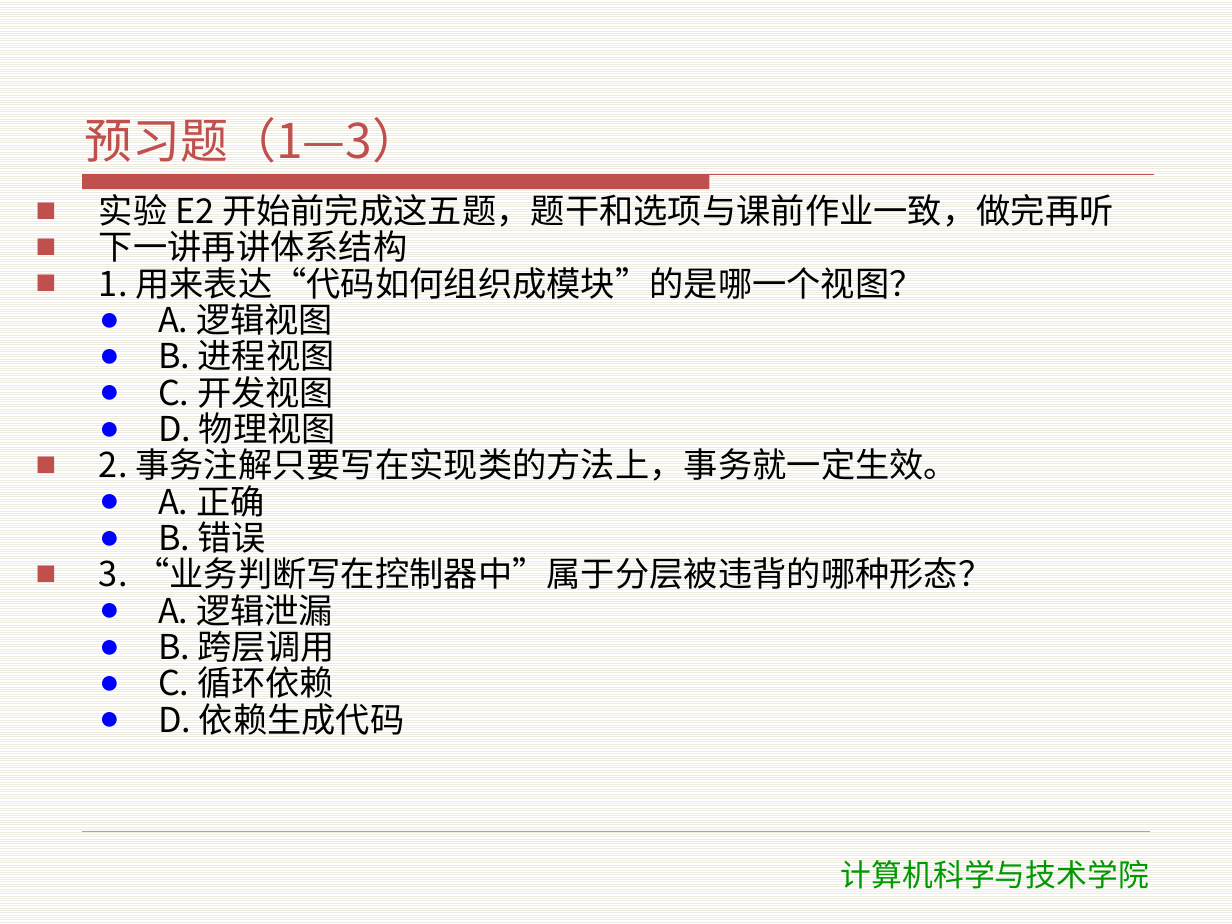
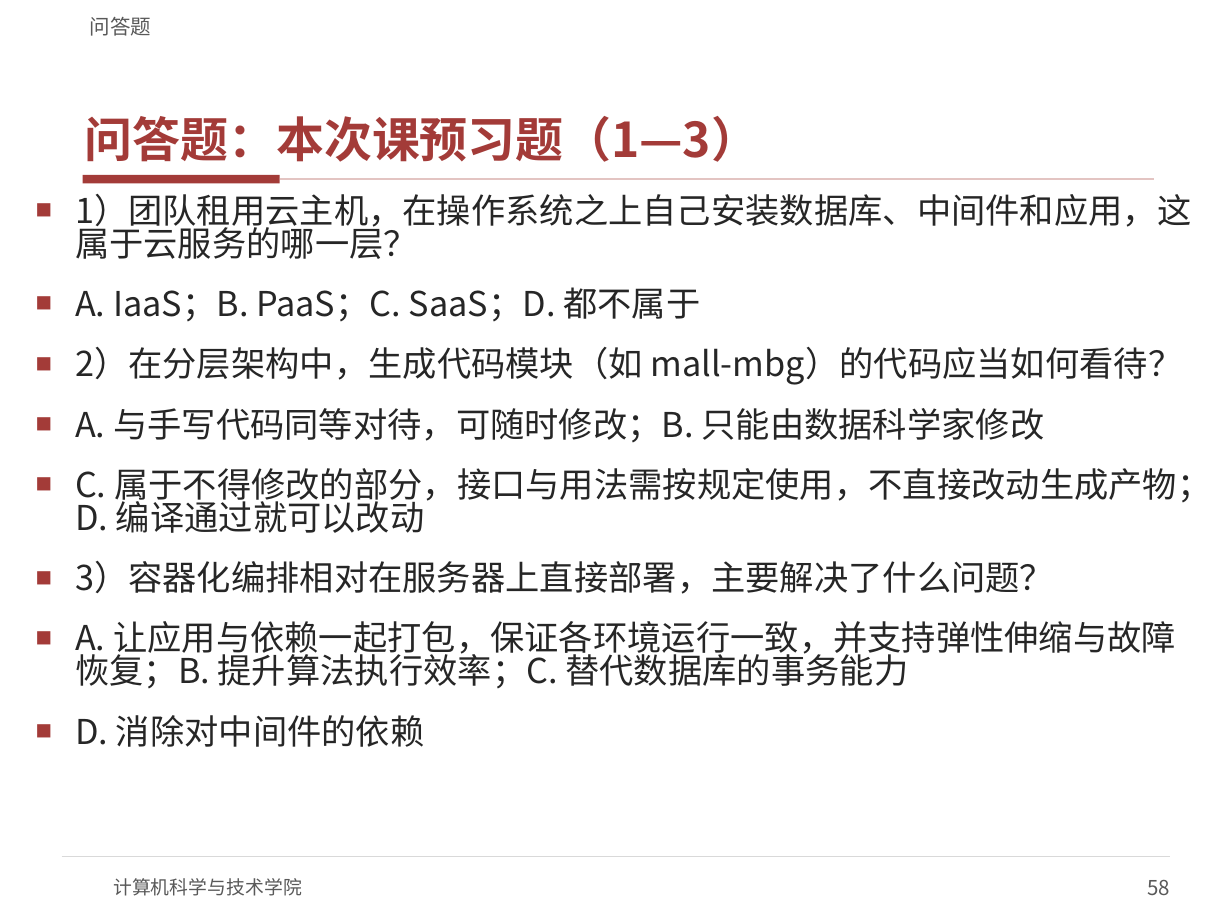
Before and after one commit to meng004/mall, a slide deck: slide 58 of SDC/教学资料/课件/T2-运行环境.pptx (slide 34 before the commit). Drawn at 1232x924 pixels with LibreOffice and Linux fonts; fonts in the diff are those of the drawing; background and template pictures are left out. Boxes give left, top, right and bottom in pixels: in the first picture for what was removed or moved away, otherwise in the second. Text is boxed around its words. In the diff, an @@ line names an element or a change of style, - is before the commit and + after.

```diff
--- a/SDC/教学资料/课件/T2-运行环境.pptx
+++ b/SDC/教学资料/课件/T2-运行环境.pptx
@@ background pattern #EEECE1 on #FFFFFF to #FFFFFF @@
@@ text added at box(90, 17, 152, 36), 12 pt, text #595959 @@
+问答题
@@ title at box(85, 116, 759, 162): text changed; text colour #C0504D to #A33B38; bold on @@
-预习题（1—3）
+问答题：本次课预习题（1—3）
@@ freeform shape removed at box(83, 175, 1154, 190) @@
@@ rectangle added at box(83, 175, 280, 184), fill #A33B38 @@
@@ text at box(75, 194, 1211, 747): text changed; text colour #000000 to #262626 @@
-■ 实验 E2 开始前完成这五题，题干和选项与课前作业一致，做完再听
-■ 下一讲再讲体系结构
-■ 1. 用来表达“代码如何组织成模块”的是哪一个视图？
-  ● A. 逻辑视图
-  ● B. 进程视图
-  ● C. 开发视图
-  ● D. 物理视图
-■ 2. 事务注解只要写在实现类的方法上，事务就一定生效。
-  ● A. 正确
-  ● B. 错误
-■ 3. “业务判断写在控制器中”属于分层被违背的哪种形态？
-  ● A. 逻辑泄漏
-  ● B. 跨层调用
-  ● C. 循环依赖
-  ● D. 依赖生成代码
+■ 1）团队租用云主机，在操作系统之上自己安装数据库、中间件和应用，这属于云服务的哪一层？
+■ A. IaaS；B. PaaS；C. SaaS；D. 都不属于
+■ 2）在分层架构中，生成代码模块（如 mall-mbg）的代码应当如何看待？
+■ A. 与手写代码同等对待，可随时修改；B. 只能由数据科学家修改
+■ C. 属于不得修改的部分，接口与用法需按规定使用，不直接改动生成产物；D. 编译通过就可以改动
+■ 3）容器化编排相对在服务器上直接部署，主要解决了什么问题？
+■ A. 让应用与依赖一起打包，保证各环境运行一致，并支持弹性伸缩与故障恢复；B. 提升算法执行效率；C. 替代数据库的事务能力
+■ D. 消除对中间件的依赖
@@ line added from (280, 180) to (1154, 180), #E3C4C2 1 pt @@
@@ line moved from (83, 832) - (1149, 832) to (62, 856) - (1170, 856) @@
@@ line (62, 856) - (1170, 856): stroke #C0504D 0.25 pt to #D9D9D9 0.75 pt @@
@@ text "计算机科学与技术学院": place and size @@
-text "计算机科学与技术学院" at box(841, 860, 1149, 889)
+text "计算机科学与技术学院" at box(113, 878, 302, 896)
@@ text "计算机科学与技术学院" at box(113, 878, 302, 896): size 18 to 11 pt, font DejaVu Sans to Noto Sans CJK SC, text colour #009900 to #595959; alignment centre to left; less space between paragraphs; vertical alignment top to middle @@
@@ page number added at box(1148, 880, 1171, 895), 12 pt, text #595959 @@
+58
```
Also in this commit, not shown: 15 other slides changed, 46 slides added, 20 slides removed, 19 other files.
